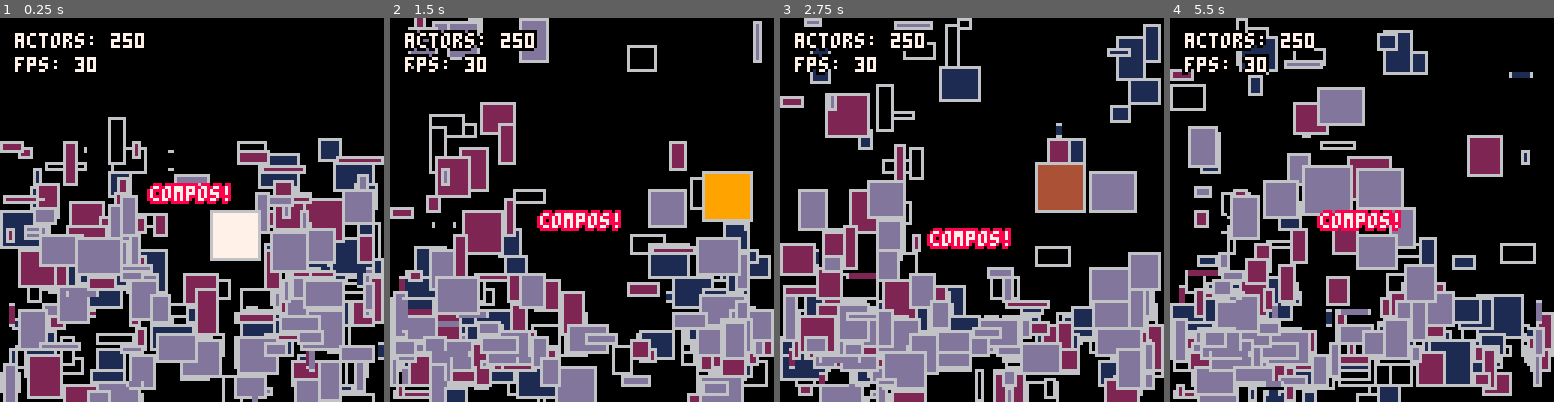
Above: before the commit, frames 1-4 (left to right).
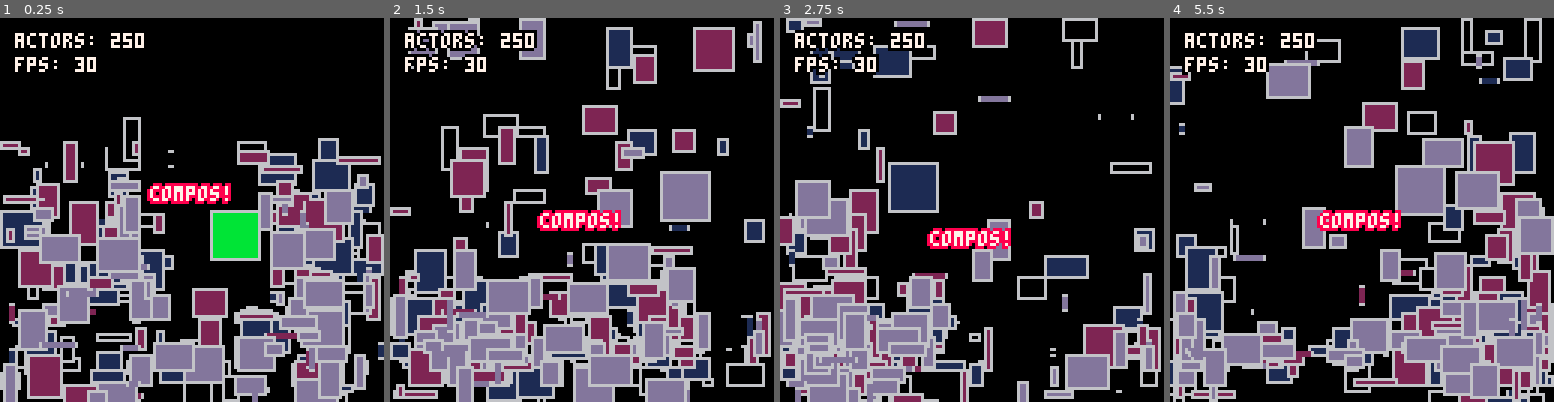
Above: after the commit, the same moments.

Repository: walt-er/compos
Game: PICO-8 cartridge compos.p8
The game is run twice, just before and just after one commit, with the same random seed, the same clock (stepped at 60 frames per second) and the same inputs.
Inputs:
- Up to frame 1 (0.25 s): no input
- Up to frame 2 (1.5 s): no input
- Up to frame 3 (2.75 s): no input
- Up to frame 4 (5.5 s): no input

The runs differ from the first frame. In frame 1, 18% of the frame differs, in the area x 0-100%, y 25-100%; in frame 2, 41%; in frame 3, 43%; in frame 4, 53%, in the area x 0-100%, y 0-100%.

Commit message:
demo: better object sizing, higher gravity

Diff:
--- a/compos.p8
+++ b/compos.p8
@@ -798,7 +798,7 @@
         if false then
             self.r = rnd'8'
         else
-            resize(self, rnd'14'+1, rnd'14'+1)
+            resize(self, flr(rnd'14'+1), flr(rnd'14'+1))
         end
 
         -- move it to a random position
@@ -825,10 +826,10 @@
         end
         if self.x < win_l then
             translate(self, win_l, self.y)
-            self.velocity.x = 0.5
+            self.velocity.x = 1 + rnd'1'
         elseif self.x + self.w > win_r then
             translate(self, win_r - self.w, self.y)
-            self.velocity.x = -0.5
+            self.velocity.x = -1 - rnd'1'
         end
 
     end,
@@ -864,25 +865,27 @@
     self.gravity:set'0.3'
 end
 collider_blob.collision = function(self, newvec, other)
+
+    -- this function takes too colliders and returns the direction of collision
+    -- the direction returned (left, right, top, or bottom) is relative to the parent
     local direction = collision_direction(self.collider, other.collider)
+    if (direction == '') direction = rnd'2' > 0 and 'left' or 'right'
 
     -- this could be done better :/
     -- it's a demo, gimme a break!
     local bump_force_x, bump_force_y, x_bump, y_bump = self.velocity.x, self.velocity.y, other.velocity.x, other.velocity.y
-    if direction == 'left' or direction == '' then
-        x_bump = -bump_force_x - 2
-        other.x = newvec.x - other.w
+    if direction == 'left' then
+        x_bump = min(bump_force_x, 0) - 2
+        other.velocity.newvec.x = newvec.x - other.w -- newvec is where the parent object will be at the ned of this frame
     elseif direction == 'right' then
-        x_bump = bump_force_x + 2
-        other.x = newvec.x + self.w
+        x_bump = max(bump_force_x, 0) + 2
+        other.velocity.newvec.x = newvec.x + self.w
     elseif direction == 'top' then
-        y_bump = -bump_force_y - 2
-        x_bump = rnd'2' - 1
-        other.y = newvec.y - other.h
+        y_bump = min(bump_force_y) - 2
+        other.velocity.newvec.y = newvec.y - other.h
     elseif direction == 'bottom' then
-        y_bump = bump_force_y + 2
-        x_bump = rnd'2' - 1
-        other.y = newvec.y + self.h
+        y_bump = max(bump_force_y) + 2
+        other.velocity.newvec.y = newvec.y + self.h
     end
 
     self.color = rnd'16'
